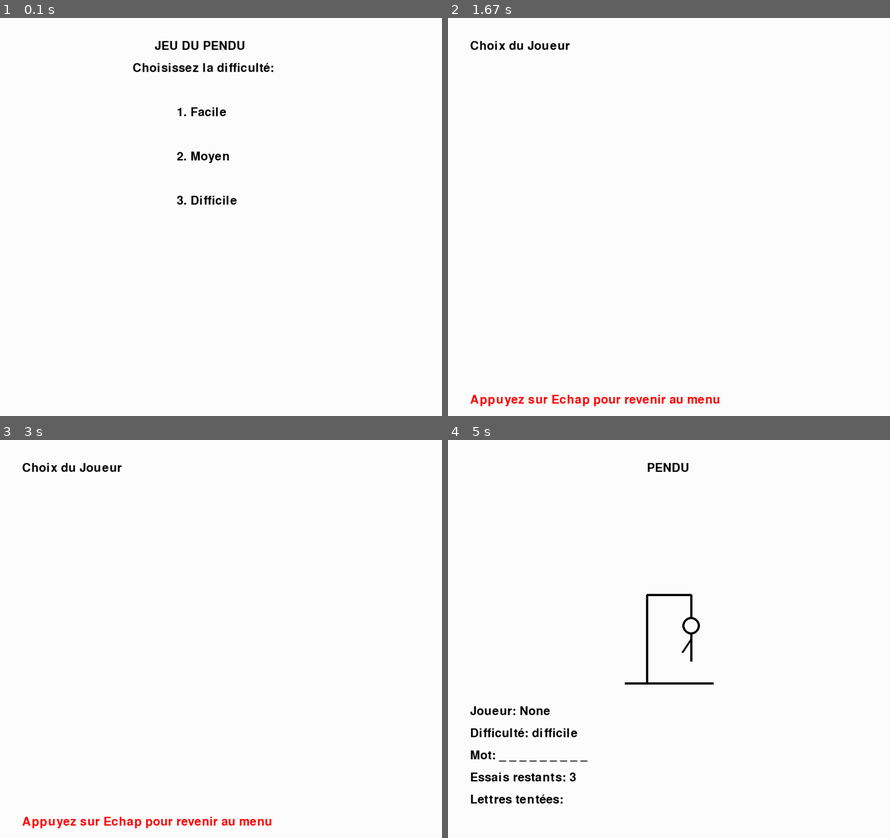
Above: before the commit, frames 1-4 (two rows, left to right).
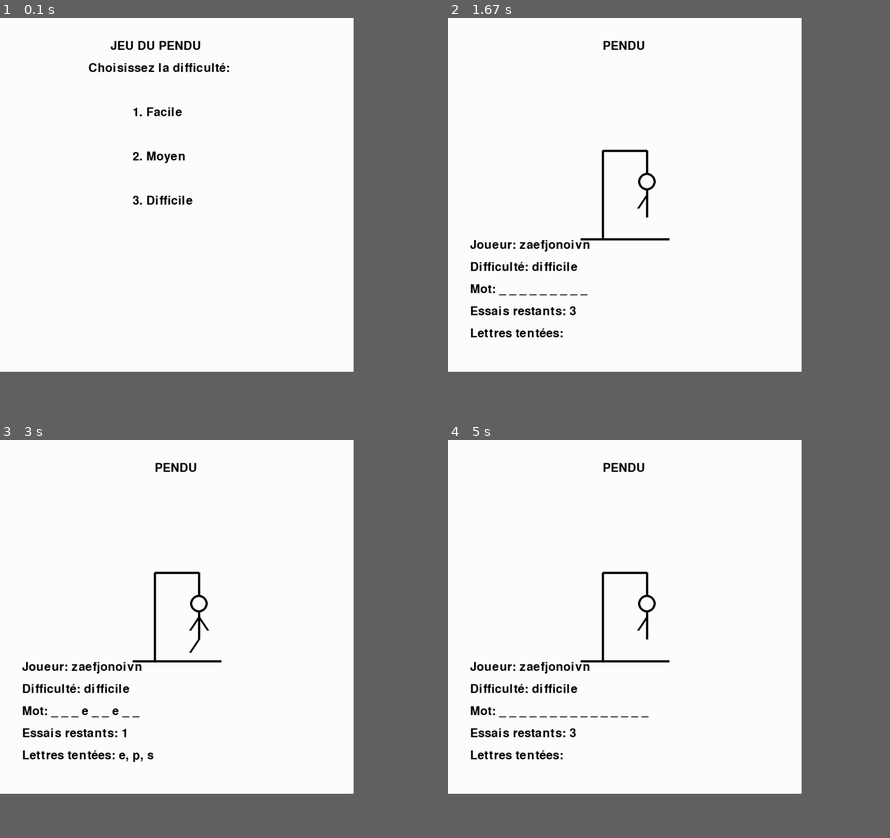
Above: after the commit, the same moments.

Repository: Hippolyte-Geslain/pendu
Game: pygame game, started from pendu_presque_final.py
Same seed, same stepped clock (60 frames per second), same inputs: the game is played once before the commit and once after it.
Inputs:
- Up to frame 1 (0.1 s): no input
- Up to frame 2 (1.67 s): tap 3 at 0.33 s; tap 1 at 0.67, 1, 1.4 s; hold 9 from 1.33 s (still down)
- Up to frame 3 (3 s): tap 1 at 1.7, 2.3, 2.6 s; release 9 at 1.87 s; tap S at 1.9 s; hold P 2.23-2.77 s; tap E at 2.8 s
- Up to frame 4 (5 s): tap Esc at 4.25 s; tap 1 at 4.65, 4.95 s
The window is 900x810 before the commit and 720x720 after it. Grey fills any space a smaller window leaves; there, only what the larger window draws over its background counts as a difference.

The runs differ from the first frame. In frame 1, 1.8% of the frame differs, in the area x 20-62%, y 5-47%; in frame 2, 2.7%; in frame 3, 2.9%; in frame 4, 3.2%, in the area x 5-61%, y 5-92%.

Commit message:
version finale

Diff:
--- a/mots.txt
+++ b/mots.txt
@@ -0,0 +1,16 @@
+python
+programmation
+ordinateur
+developpement
+jeu
+pendu
+algorithme
+neurone
+ingenieur
+github
+synchronisation
+education
+plateforme
+lunettes
+football
+cheveux
--- a/pendu_presque_final.py
+++ b/pendu_presque_final.py
@@ -28,9 +28,10 @@
         mots = f.read().splitlines()
 
     # Si le fichier est vide, utiliser les mots par défaut
-    if not mots:
+    if not mots or len(mots) < len(mots_par_defaut):
         mots = mots_par_defaut
-
+        with open(MOTS_FICHIER, "w") as f:
+            f.write("\n".join(mots_par_defaut) + "\n")
     return mots
 
 
@@ -44,7 +45,7 @@
 pygame.init()
 
 # Dimensions fenêtre et couleurs et ecritures
-WIDTH, HEIGHT = 1000, 900
+WIDTH, HEIGHT = 800, 800
 WHITE = (255, 255, 255)
 BLACK = (0, 0, 0)
 RED = (255, 0, 0)
@@ -104,15 +105,21 @@
 #======================Menu Mots =================================
 def menu_mots():
     clock = pygame.time.Clock()
-    while True:
+    mots = charger_mots()
+    mots_par_page = 10
+    page_actuel = 0
+    while True:
+        index_debut = page_actuel * mots_par_page
+        index_fin = index_debut + mots_par_page
         screen.fill(WHITE)
         afficher_texte("Mots:", WIDTH // 2 - 50, 50)
-        mots = charger_mots()
-        for i, mot in enumerate(mots):
+        for i, mot in enumerate(mots[index_debut:index_fin]):
             afficher_texte(mot, 50, 100 + i * 40)
         afficher_texte("Appuyez sur Echap pour revenir au menu", 50, HEIGHT - 50, RED)
         afficher_texte("Appuyez sur A pour ajouter un mot", 50, HEIGHT - 150, RED)
         afficher_texte("Appuyez sur E pour effacer les mots", 50, HEIGHT - 100, RED)
+        afficher_texte(f"Page {page_actuel + 1}", WIDTH // 2 - 50, HEIGHT - 200)
+        afficher_texte(f"Page suivante: S / Page précédente: P", WIDTH // 2 - 200, HEIGHT - 250, RED)
         pygame.display.flip()
 
         for event in pygame.event.get():
@@ -131,6 +138,12 @@
                 if event.key == pygame.K_a:
                     ajouter_mot_interface()
                     return
+                if event.key == pygame.K_p:
+                    if page_actuel > 0:
+                        page_actuel -= 1
+                if event.key == pygame.K_s:
+                    if index_fin < len(mots):
+                        page_actuel += 1
 
         clock.tick(30)
 #==================================================================================
@@ -215,14 +228,19 @@
 def menu_scores():
     clock = pygame.time.Clock()
     scores = voir_scores()
+    page_actuel = 0
+    joueurs_par_page = 2
+    page_total = (len(scores) + joueurs_par_page - 1) // joueurs_par_page
     while True:
         screen.fill(WHITE)
         afficher_texte("Scores:", WIDTH // 2 - 50, 50)
-
+        index_debut = page_actuel * joueurs_par_page
+        index_fin = index_debut + joueurs_par_page
         axe_y = 100
-        for joueur, difficulte_scores in scores.items():
+        joueurs_liste = list(scores.items())[index_debut:index_fin]
+        for joueur, difficulte_scores in joueurs_liste:
             afficher_texte(f"Joueur: {joueur}", 50, axe_y)
-            axe_y += 60
+            axe_y += 40
             for difficulte, joueur_scores in difficulte_scores.items():
                 afficher_texte(f"Difficulté: {difficulte}", 70, axe_y)
                 axe_y += 40
@@ -231,9 +249,10 @@
                 else:
                     afficher_texte("Aucun score", 90, axe_y)
                 axe_y += 40
-
+        afficher_texte(f"Page {page_actuel +1}/{page_total}", WIDTH // 2 +100, HEIGHT - 155, RED)
+        afficher_texte("Page suivante: S / Page précédente: P", 50, HEIGHT - 120, RED)
         afficher_texte("Appuyez sur Echap pour revenir au menu", 50, HEIGHT - 50, RED)
-        afficher_texte("Appuyez sur E pour effacer les scores", 50, HEIGHT - 100, RED)
+        afficher_texte("Appuyez sur E pour effacer les scores", 50, HEIGHT - 85, RED)
         pygame.display.flip()
 
         for event in pygame.event.get():
@@ -246,6 +265,12 @@
                 if event.key == pygame.K_e:
                     effacer_scores()
                     scores = voir_scores()  # Refresh the scores after deletion
+                if event.key == pygame.K_p:
+                    if page_actuel > 0:
+                        page_actuel -= 1
+                if event.key == pygame.K_s:
+                    if index_fin < len(scores):
+                        page_actuel += 1
 
         clock.tick(30)
 #==================================================================================
@@ -364,9 +389,6 @@
                     return menu_joueurexistant()
                 elif event.key == pygame.K_2:
                     return menu_joueur_nouveau()
-                elif event.key == pygame.K_ESCAPE:
-                    pygame.quit()
-                    return
         clock.tick(30)
 
 
@@ -393,8 +415,6 @@
                 pygame.quit()
                 return
             if event.type == pygame.KEYDOWN:
-                if event.key == pygame.K_ESCAPE:
-                    return
                 if event.key == pygame.K_RETURN:
                     ajouter_joueur(joueur)
                     return
@@ -408,29 +428,37 @@
 def menu_joueurexistant():
     clock = pygame.time.Clock()
     joueurs = list(voir_scores().keys())  # Get the list of player names
-    while True:
-        screen.fill(WHITE)
-        afficher_texte("Choix du Joueur", 50, 50)
-        for i, joueur in enumerate(joueurs, 1):
-            afficher_texte(f"Joueur {i}: {joueur}", 50, 100 + i * 50)
-        afficher_texte("Appuyez sur Echap pour revenir au menu", 50, HEIGHT - 50, RED)
-        pygame.display.flip()
-
-        for event in pygame.event.get():
-            if event.type == pygame.QUIT:
-                pygame.quit()
-                return
-            if event.type == pygame.KEYDOWN:
-                if event.key == pygame.K_ESCAPE:
-                    return
-                if pygame.K_1 <= event.key <= pygame.K_9:
-                    index = event.key - pygame.K_1
-                    if index < len(joueurs):
-                        return joueurs[index]
-                if event.key == pygame.K_0 and len(joueurs) >= 10:
-                    return joueurs[9]
-
-        clock.tick(30)
+    if joueurs:
+        while True:
+            screen.fill(WHITE)
+            afficher_texte("Choix du Joueur", 50, 50)
+            for i, joueur in enumerate(joueurs, 1):
+                afficher_texte(f"Joueur {i}: {joueur}", 50, 100 + i * 50)
+            afficher_texte("Appuyez sur Echap pour revenir au menu", 50, HEIGHT - 50, RED)
+            pygame.display.flip()
+
+            for event in pygame.event.get():
+                if event.type == pygame.QUIT:
+                    pygame.quit()
+                    return
+                if event.type == pygame.KEYDOWN:
+                    if event.key == pygame.K_ESCAPE:
+                        return
+                    if pygame.K_1 <= event.key <= pygame.K_9:
+                        index = event.key - pygame.K_1
+                        if index < len(joueurs):
+                            return joueurs[index]
+                    if event.key == pygame.K_0 and len(joueurs) >= 10:
+                        return joueurs[9]
+            clock.tick(30)
+    else:
+        while True:
+            screen.fill(WHITE)
+            afficher_texte("Aucun joueur trouvé!", WIDTH // 2 - 150, HEIGHT // 2)
+            afficher_texte("Redirection vers la création d'un nouveau joueur", 50, HEIGHT - 50, RED)
+            pygame.display.flip()
+            pygame.time.delay(2000)
+            return menu_joueur_nouveau()
 
 #==================================================================================
 
@@ -448,7 +476,7 @@
         afficher_texte("3. Menu scores", WIDTH // 2 - 80, 400)
         afficher_texte("4. Choix de difficulté", WIDTH // 2 - 80, 500)
         afficher_texte("5. Choix du joueur", WIDTH // 2 - 80, 600)
-        afficher_texte("6. Quitter", WIDTH // 2 - 80, 800)
+        afficher_texte("6. Quitter", WIDTH // 2 - 80, 700)
 
         pygame.display.flip() #pygame
 
--- /dev/null
+++ b/scores.json
@@ -0,0 +1,26 @@
+{
+    "zaefjonoivn": {
+        "facile": [
+            110
+        ],
+        "moyen": [],
+        "difficile": []
+    },
+    "test": {
+        "facile": [
+            140
+        ],
+        "moyen": [],
+        "difficile": []
+    },
+    "test2": {
+        "facile": [],
+        "moyen": [],
+        "difficile": []
+    },
+    "testport": {
+        "facile": [],
+        "moyen": [],
+        "difficile": []
+    }
+}
